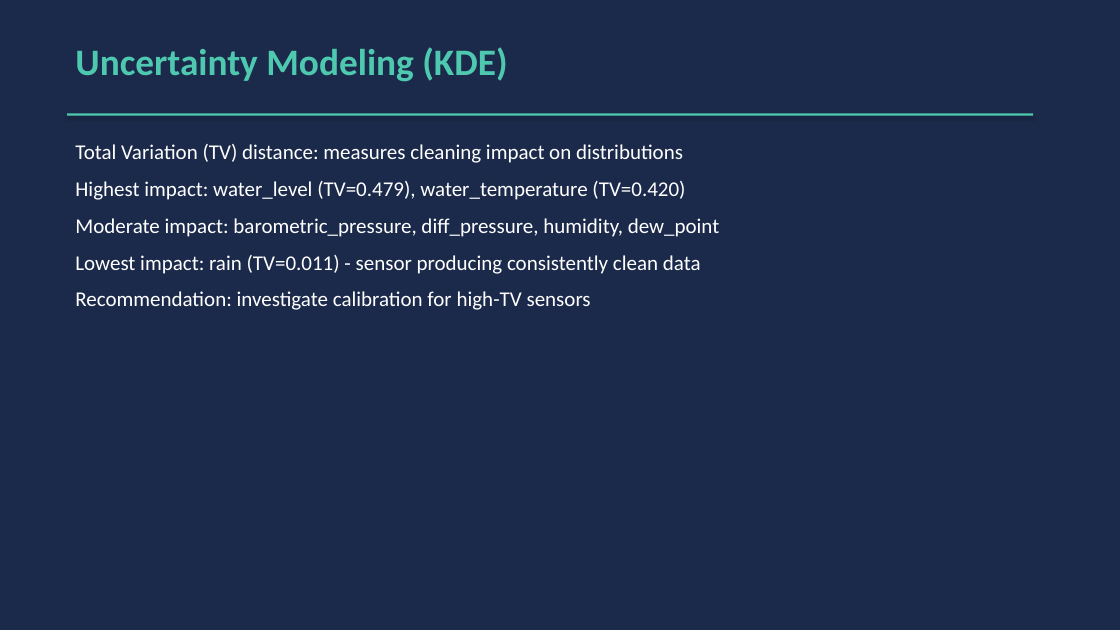
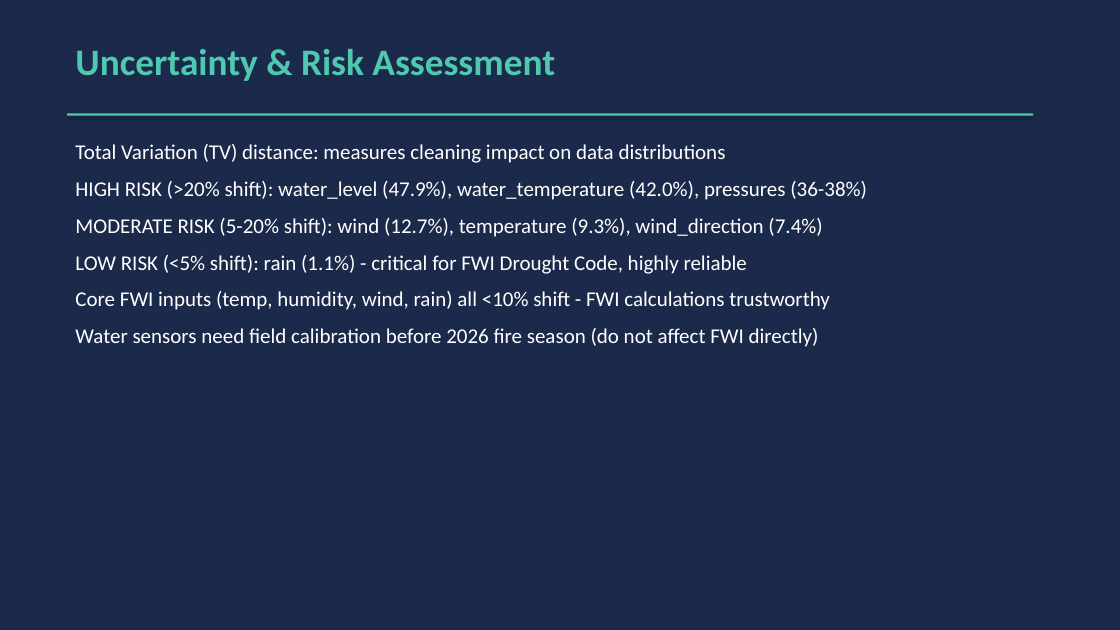
Before and after one commit to Pegjoey99/parks-meteo-optimization, a slide deck: slide 7 of outputs/PEINP_Parks_Meteo_Optimization.pptx. Drawn at 1120x630 pixels with LibreOffice and Linux fonts; fonts in the diff are those of the drawing. Boxes give left, top, right and bottom in pixels: in the first picture for what was removed or moved away, otherwise in the second. Text is boxed around its words. In the diff, an @@ line names an element or a change of style, - is before the commit and + after.

Commit message:
Level 4 rubric enhancements: interpretive analysis, risk-framed uncertainty, coherent executive summary
- Added imputation strategy justification (4-point statistical defense)
- Added operational redundancy assessment with Parks Canada recommendations
- Added risk-framed uncertainty assessment (HIGH/MODERATE/LOW risk tiers)
- Replaced visualizations with annotated plots linking to FWI domain knowledge
- Rewrote summary as coherent executive argument with 5 defensible recommendations
- Regenerated PPTX and PDF with enhanced content

```diff
--- a/outputs/PEINP_Parks_Meteo_Optimization.pptx
+++ b/outputs/PEINP_Parks_Meteo_Optimization.pptx
@@ text at box(75, 49, 555, 81): text changed @@
-Uncertainty Modeling (KDE)
+Uncertainty & Risk Assessment
@@ text at box(75, 144, 867, 347): text changed @@
-Total Variation (TV) distance: measures cleaning impact on distributions
-Highest impact: water_level (TV=0.479), water_temperature (TV=0.420)
-Moderate impact: barometric_pressure, diff_pressure, humidity, dew_point
-Lowest impact: rain (TV=0.011) - sensor producing consistently clean data
-Recommendation: investigate calibration for high-TV sensors
+Total Variation (TV) distance: measures cleaning impact on data distributions
+HIGH RISK (>20% shift): water_level (47.9%), water_temperature (42.0%), pressures (36-38%)
+MODERATE RISK (5-20% shift): wind (12.7%), temperature (9.3%), wind_direction (7.4%)
+LOW RISK (<5% shift): rain (1.1%) - critical for FWI Drought Code, highly reliable
+Core FWI inputs (temp, humidity, wind, rain) all <10% shift - FWI calculations trustworthy
+Water sensors need field calibration before 2026 fire season (do not affect FWI directly)
```
Also in this commit, not shown: 2 other slides changed, 4 other files.
